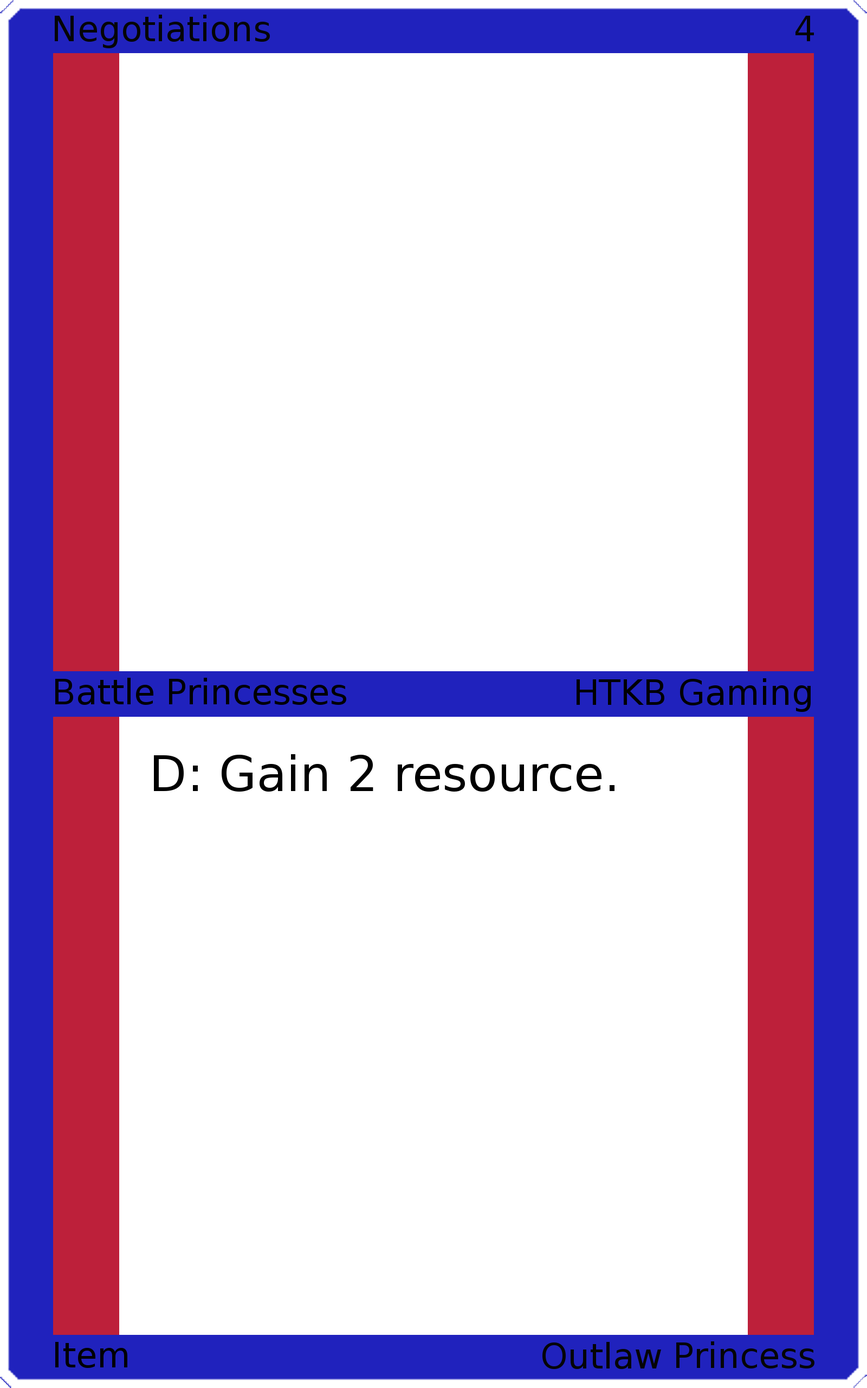
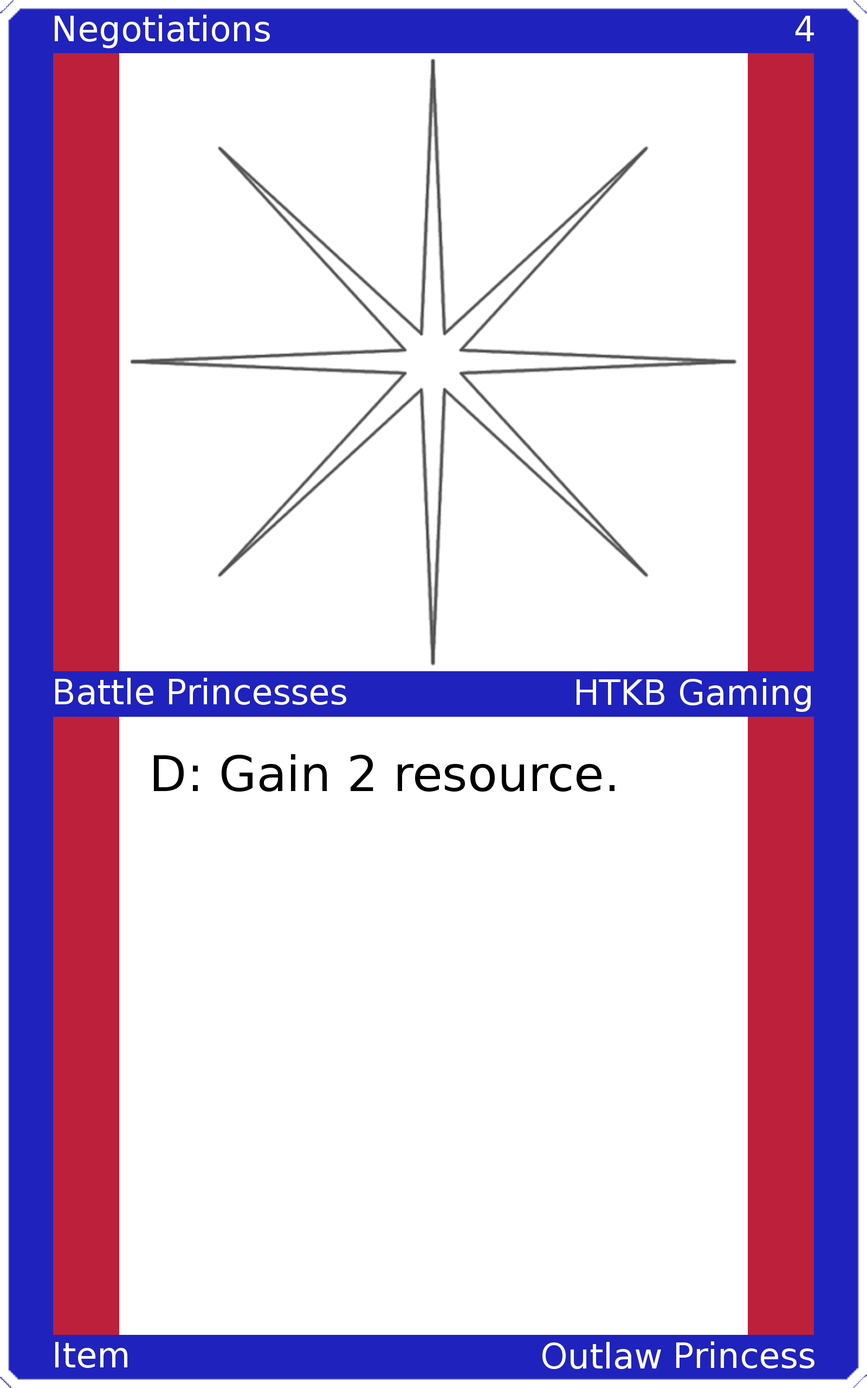
Layer changes from the first 867 × 1388 image to the second:
painted on "Upper Left" over [54, 14, 270, 49]
painted on "Upper Right" over [795, 15, 815, 42]
painted on "Mid Left" over [55, 677, 347, 705]
painted on "Mid Right" over [576, 678, 811, 712]
painted on "Bottom Left" over [55, 1341, 128, 1368]
painted on "Bottom Right" over [542, 1340, 815, 1369]
added layer "Art" above "Top Background" over [129, 57, 738, 666]
